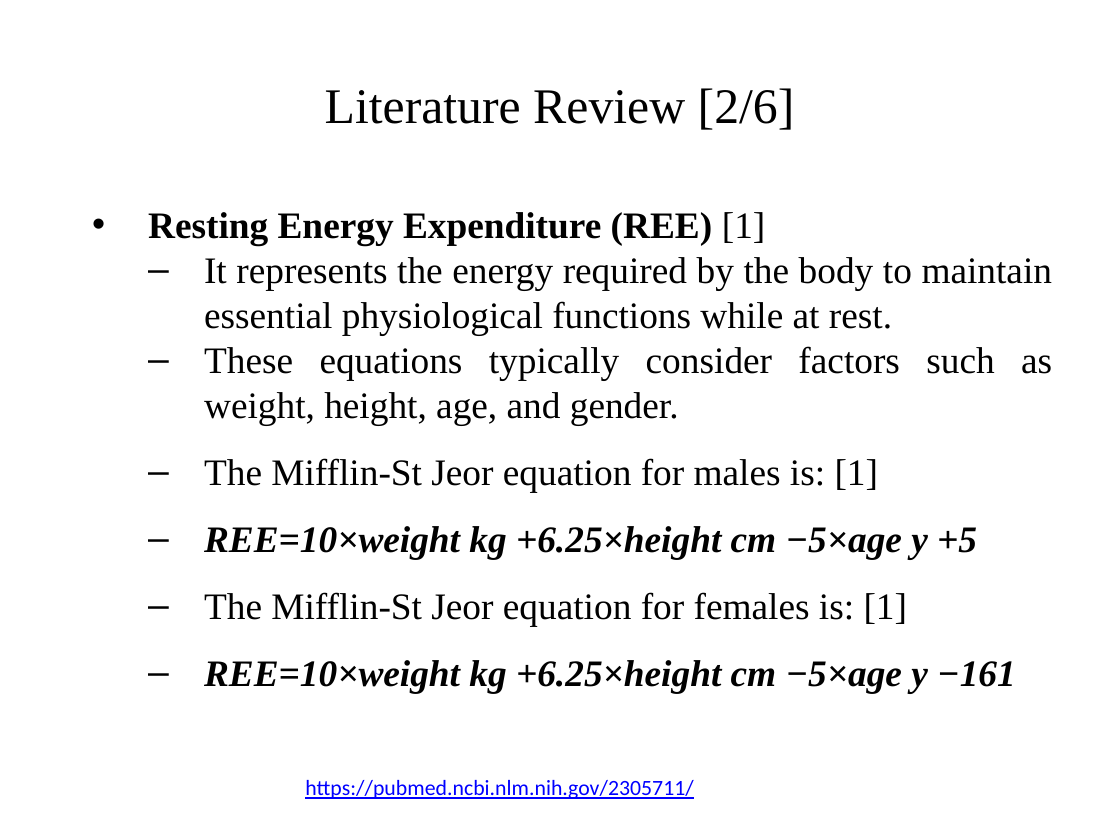
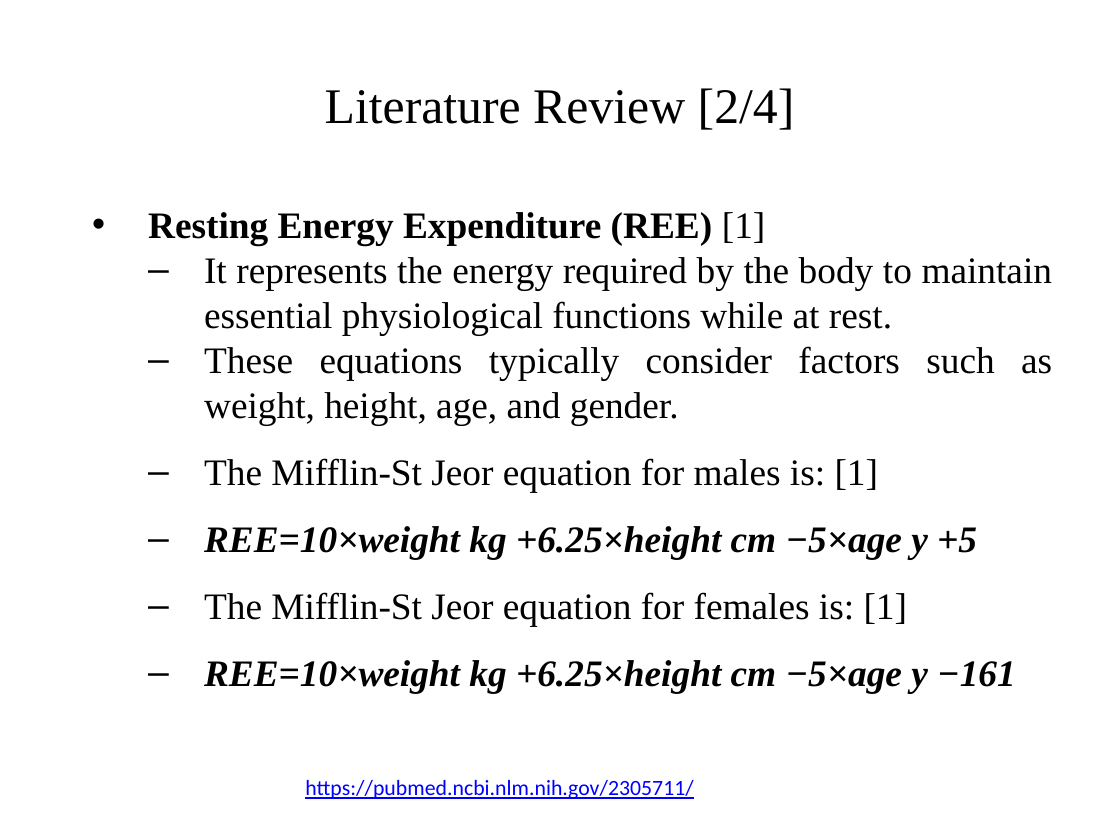
Before and after one commit to pandistic-zain/Fitnesstan--FYP, a slide deck: slide 7 of fitnesstan-documentation/FItnessstan_Final Presentation_Part 2.pptx (slide 9 before the commit). Drawn at 1120x840 pixels with LibreOffice and Linux fonts; fonts in the diff are those of the drawing; background and template pictures are left out. Boxes give left, top, right and bottom in pixels: in the first picture for what was removed or moved away, otherwise in the second. Text is boxed around its words. In the diff, an @@ line names an element or a change of style, - is before the commit and + after.

```diff
--- a/fitnesstan-documentation/FItnessstan_Final Presentation_Part 2.pptx
+++ b/fitnesstan-documentation/FItnessstan_Final Presentation_Part 2.pptx
@@ title at (x1=325, y1=88, x2=795, y2=130): text changed @@
-Literature Review [2/6]
+Literature Review [2/4]
```
Also in this commit, not shown: 6 other slides changed, 26 slides removed.
